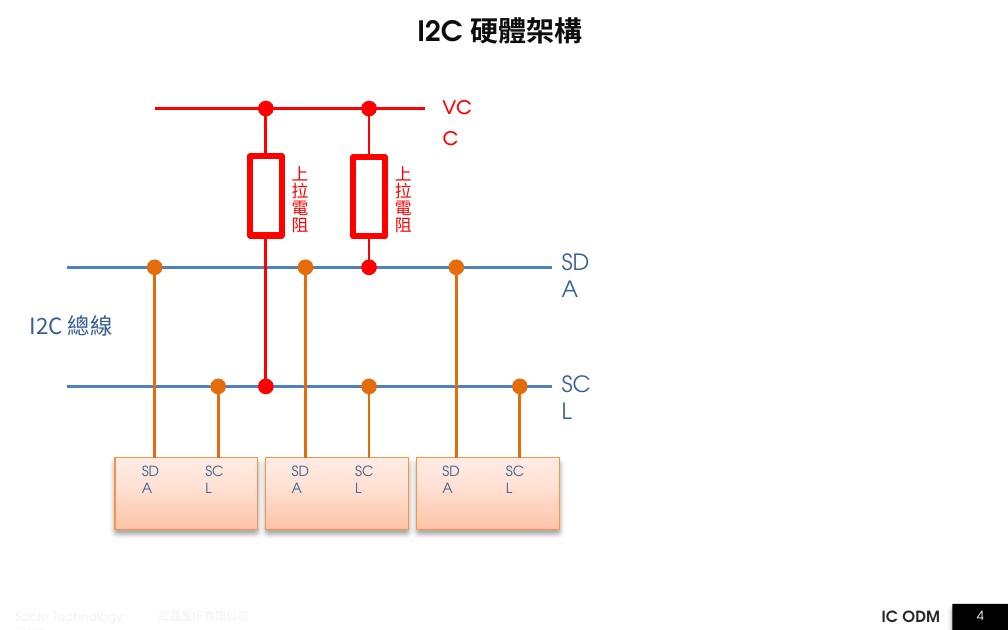
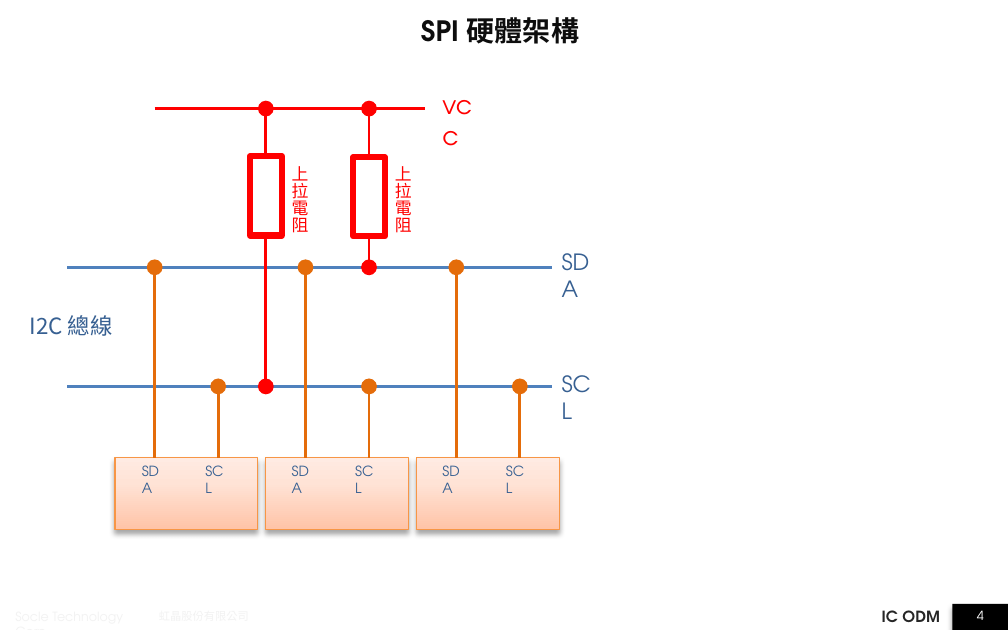
Before and after one commit to JomaskTsai/ppt_linux, a slide deck: slide 4 of spi_report_ben.pptx. Drawn at 1008x630 pixels with LibreOffice and Linux fonts; fonts in the diff are those of the drawing; background and template pictures are left out. Boxes give left, top, right and bottom in pixels: in the first picture for what was removed or moved away, otherwise in the second. Text is boxed around its words. In the diff, an @@ line names an element or a change of style, - is before the commit and + after.

```diff
--- a/spi_report_ben.pptx
+++ b/spi_report_ben.pptx
@@ title at [421, 13, 579, 49]: text changed @@
-I2C 硬體架構
+SPI 硬體架構
```
Also in this commit, not shown: 2 other slides changed, 1 other file.
